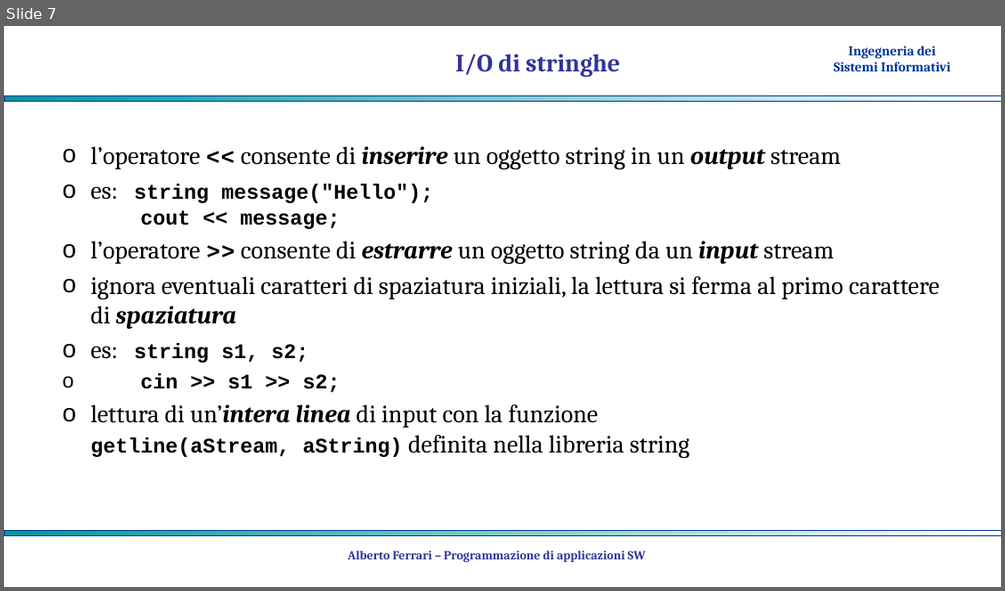
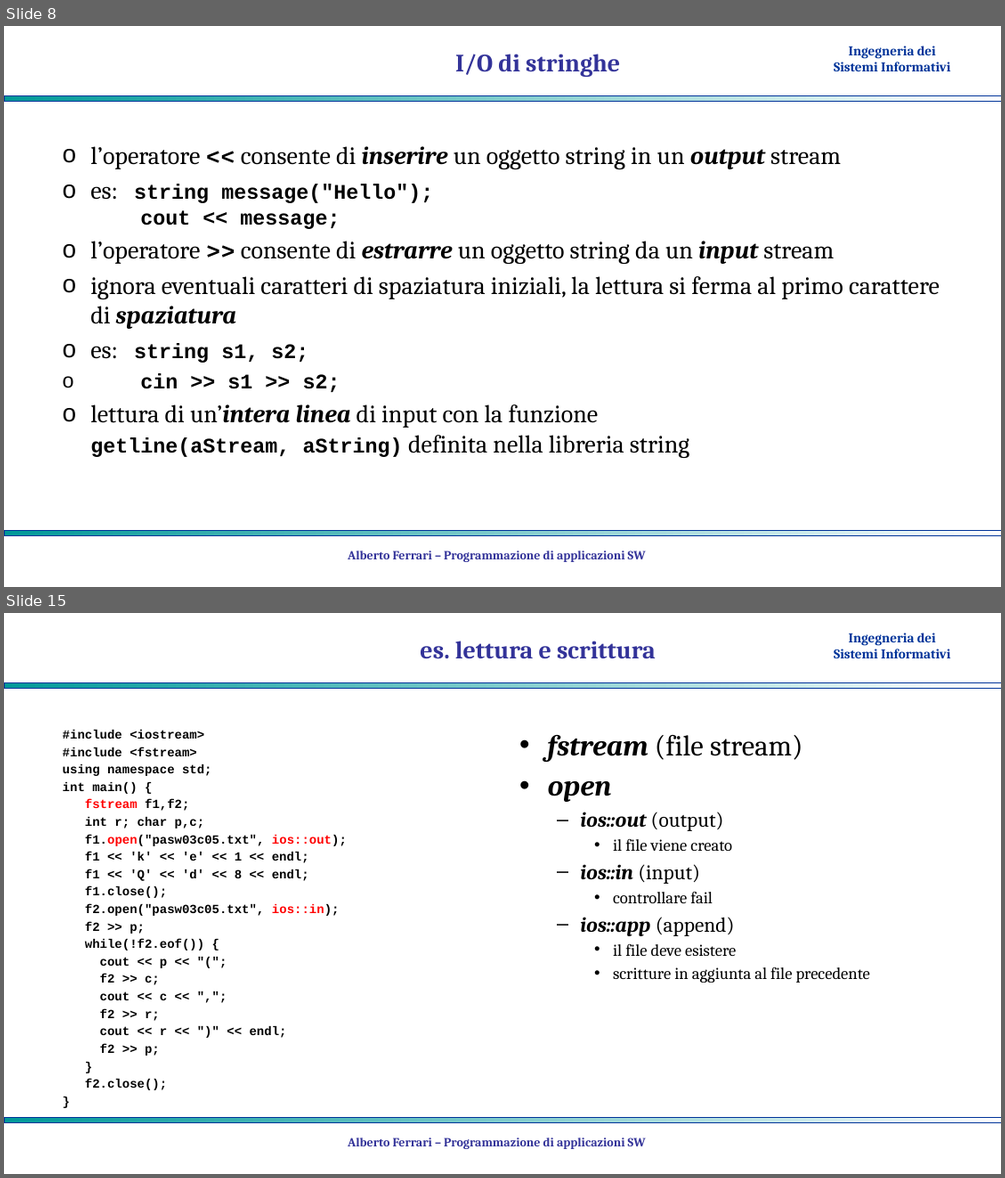
Before and after one commit to albertoferrari/pasw, a slide deck: lezioni/PASW03c - C++ input output.pptx. Shown one above the other, each under a label of ours: slide 7 before the commit, slides 8 and 15 after it; the slides between them are not shown. The pictures are 1005x591 and 1005x1178 pixels, drawn with LibreOffice and Linux fonts; fonts in the diff are those of the drawing; background and template pictures are left out. Boxes give left, top, right and bottom in pixels: in the first picture for what was removed or moved away, otherwise in the second. Text is boxed around its words. In the diff, an @@ line names an element or a change of style, - is before the commit and + after.

```diff
--- a/lezioni/PASW03c - C++ input output.pptx
+++ b/lezioni/PASW03c - C++ input output.pptx
@@ slide 15 added at box(4, 613, 1001, 1174), background #FFFFFF; not listed: 3 template elements that a slide beside it also shows @@
@@ title added at box(420, 641, 655, 659), 24 pt, text #333399, bold @@
+es. lettura e scrittura
@@ text added at box(63, 730, 347, 1090), 12 pt, text #000000, bold @@
+#include <iostream>
+#include <fstream>
+using namespace std;
+int main() {
+fstream f1,f2;
+int r; char p,c;
+f1.open("pasw03c05.txt", ios::out);
+f1 << 'k' << 'e' << 1 << endl;
+f1 << 'Q' << 'd' << 8 << endl;
+f1.close();
+f2.open("pasw03c05.txt", ios::in);
+f2 >> p;
+while(!f2.eof()) {
+cout << p << "(";
+f2 >> c;
+cout << c << ",";
+f2 >> r;
+cout << r << ")" << endl;
+f2 >> p;
+}
+f2.close();
+}
@@ text added at box(548, 735, 870, 982), 16 pt, text #000000 @@
+• fstream (file stream)
+• open
+  – ios::out (output)
+    • il file viene creato
+  – ios::in (input)
+    • controllare fail
+  – ios::app (append)
+    • il file deve esistere
+    • scritture in aggiunta al file precedente
@@ text added at box(348, 1137, 646, 1149), 12 pt, text #333399, bold @@
+Alberto Ferrari – Programmazione di applicazioni SW
@@ what was slide 7 is now slide 8 @@
```
Also in this commit, not shown: 4 slides changed, 7 other slides added, 1 other file.
